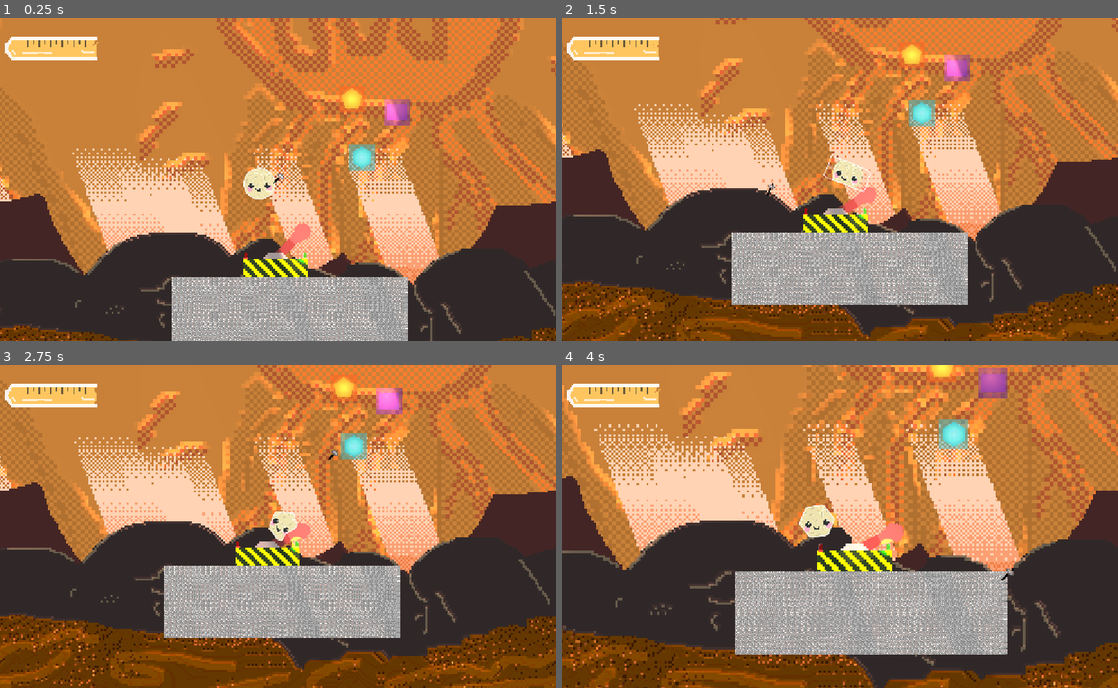
Above: before the commit, frames 1-4 (two rows, left to right).
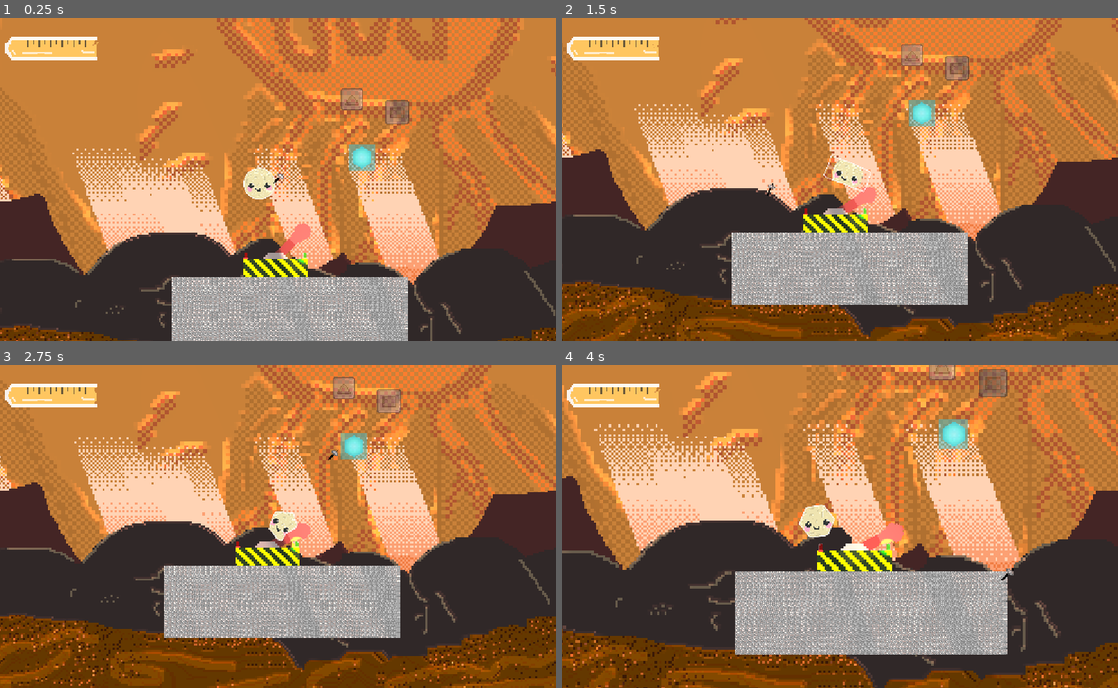
Above: after the commit, the same moments.

Repository: Yaheeha-Baheeha/rock-hard
Game: Godot game, scene res://test_level.tscn
Two runs of this game, one before a commit and one after it. Both use one fixed random seed, a clock stepped at 60 frames per second and the inputs below. This scene is started directly instead of the project's main scene.
Inputs (mouse positions are in pixels of both pictures, inside the frame that each line leads up to):
- Up to frame 1 (0.25 s): no input
- Up to frame 2 (1.5 s): tap Enter (ui_accept) at 0.5 s; move the mouse to (962, 163) at 0.52 s; hold D (right) 0.53-1.25 s; tap T (test) at 0.6 s; click (962, 163) at 0.67 s; tap Space (jump) at 0.77 s; drag from (728, 195) to (851, 176) at 1.27 s
- Up to frame 3 (2.75 s): move the mouse to (333, 455) at 2.02 s; hold D (right) from 2.03 s (still down); hold Shift (static) from 2.03 s (still down); tap T (test) at 2.3 s
- Up to frame 4 (4 s): release D (right) at 2.75 s; release Shift (static) at 2.75 s; drag from (812, 591) to (951, 400) at 2.77 s; move the mouse to (1006, 574) at 3.52 s; hold A (left) from 3.53 s (still down); hold Mouse wheel up (zoom in) from 3.53 s (still down); tap Space (jump) at 3.77 s; tap T (test) at 3.8 s

The runs differ from the first frame. In frame 1, 0.7% of the frame differs, in the area x 61-74%, y 21-34%; in frame 2, 0.7%; in frame 3, 0.7%; in frame 4, 0.8%, in the area x 65-81%, y 0-11%.

Commit message:
made triangles instead of penta

Diff:
--- a/HUD.tscn
+++ b/HUD.tscn
@@ -16,10 +16,9 @@
 [ext_resource type="Script" uid="uid://bfww25oi7unxd" path="res://HardnessBar.gd" id="14_d5xqv"]
 [ext_resource type="Texture2D" uid="uid://b7a81ae4gt5ha" path="res://Textures/Bar/bar_overlay.png" id="15_cb8im"]
 [ext_resource type="Texture2D" uid="uid://bulna16gyu2pl" path="res://Textures/Bar/bottom.png" id="16_ptsyy"]
-[ext_resource type="Texture2D" uid="uid://bgjpo7u3hrd82" path="res://resources/pentagon_placeholder.tres" id="17_pentx"]
-[ext_resource type="Texture2D" uid="uid://o57bhbmxho1j" path="res://resources/hexagon_placeholder.tres" id="18_hexgx"]
-[ext_resource type="Texture2D" uid="uid://cp2k22q8g11e4" path="res://resources/rectangle_placeholder.tres" id="19_rectx"]
-[ext_resource type="Texture2D" uid="uid://c4pnlqeaeew8k" path="res://resources/circle_placeholder.tres" id="20_circx"]
+[ext_resource type="Texture2D" uid="uid://blj2mv386krjn" path="res://Textures/Moulds/MouldTri.png" id="17_kxho0"]
+[ext_resource type="Texture2D" uid="uid://xyi5ovklxhe3" path="res://Textures/Moulds/MouldCir.png" id="18_fsk4d"]
+[ext_resource type="Texture2D" uid="uid://bo0152qcutdn1" path="res://Textures/Moulds/MouldRec.png" id="19_shyf5"]
 
 [sub_resource type="SpriteFrames" id="SpriteFrames_2u0tw"]
 animations = [{
@@ -65,6 +64,9 @@
 "speed": 13.0
 }]
 
+[sub_resource type="PlaceholderTexture2D" id="PlaceholderTexture2D_etkvc"]
+size = Vector2(60, 60)
+
 [node name="Node2D" type="CanvasLayer" unique_id=753683486]
 script = ExtResource("14_d5xqv")
 
@@ -99,46 +101,34 @@
 scale = Vector2(1.5, 1.5)
 texture = ExtResource("16_ptsyy")
 
-[node name="PentagonSlot" type="TextureButton" parent="." unique_id=2147483601]
+[node name="TriangleSlot" type="TextureButton" parent="." unique_id=2147483601]
 offset_left = 20.0
 offset_top = 562.0
 offset_right = 116.0
 offset_bottom = 658.0
-texture_normal = ExtResource("17_pentx")
-texture_pressed = ExtResource("17_pentx")
-texture_hover = ExtResource("17_pentx")
-texture_disabled = ExtResource("17_pentx")
-texture_focused = ExtResource("17_pentx")
+texture_normal = ExtResource("17_kxho0")
+stretch_mode = 0
 
-[node name="HexagonSlot" type="TextureButton" parent="." unique_id=2147483602]
+[node name="CircleSlot" type="TextureButton" parent="." unique_id=2147483604]
 offset_left = 126.0
 offset_top = 562.0
 offset_right = 222.0
 offset_bottom = 658.0
-texture_normal = ExtResource("18_hexgx")
-texture_pressed = ExtResource("18_hexgx")
-texture_hover = ExtResource("18_hexgx")
-texture_disabled = ExtResource("18_hexgx")
-texture_focused = ExtResource("18_hexgx")
+texture_normal = ExtResource("18_fsk4d")
+stretch_mode = 0
 
 [node name="RectangleSlot" type="TextureButton" parent="." unique_id=2147483603]
 offset_left = 231.0
 offset_top = 562.0
 offset_right = 327.0
 offset_bottom = 658.0
-texture_normal = ExtResource("19_rectx")
-texture_pressed = ExtResource("19_rectx")
-texture_hover = ExtResource("19_rectx")
-texture_disabled = ExtResource("19_rectx")
-texture_focused = ExtResource("19_rectx")
+texture_normal = ExtResource("19_shyf5")
+stretch_mode = 0
 
-[node name="CircleSlot" type="TextureButton" parent="." unique_id=2147483604]
-offset_left = 335.0
+[node name="HexagonSlot" type="TextureButton" parent="." unique_id=2147483602]
+offset_left = 336.0
 offset_top = 562.0
-offset_right = 431.0
+offset_right = 432.0
 offset_bottom = 658.0
-texture_normal = ExtResource("20_circx")
-texture_pressed = ExtResource("20_circx")
-texture_hover = ExtResource("20_circx")
-texture_disabled = ExtResource("20_circx")
-texture_focused = ExtResource("20_circx")
+texture_normal = SubResource("PlaceholderTexture2D_etkvc")
+stretch_mode = 3
--- a/Hammer.tscn
+++ b/Hammer.tscn
@@ -99,6 +99,7 @@
 }]
 
 [node name="Hammer" type="Node2D" unique_id=1722124445]
+z_index = 900
 script = ExtResource("1_script")
 
 [node name="Sprite2D" type="Sprite2D" parent="." unique_id=1645393508]
--- a/HardnessBar.gd
+++ b/HardnessBar.gd
@@ -1,7 +1,7 @@
 extends CanvasLayer
 
 @onready var progress_bar: AnimatedSprite2D = $TextureProgressBar/Progress
-@onready var pentagon_slot: TextureButton = $PentagonSlot
+@onready var triangle_slot: TextureButton = $TriangleSlot
 @onready var hexagon_slot: TextureButton = $HexagonSlot
 @onready var rectangle_slot: TextureButton = $RectangleSlot
 @onready var circle_slot: TextureButton = $CircleSlot
@@ -20,10 +20,10 @@
 	if game_manager and game_manager.has_signal("collectable_added"):
 		game_manager.collectable_added.connect(_on_collectable_added)
 
-	pentagon_slot.pressed.connect(_on_slot_pressed.bind(0))
-	hexagon_slot.pressed.connect(_on_slot_pressed.bind(1))
+	triangle_slot.pressed.connect(_on_slot_pressed.bind(0))
+	circle_slot.pressed.connect(_on_slot_pressed.bind(1))
 	rectangle_slot.pressed.connect(_on_slot_pressed.bind(2))
-	circle_slot.pressed.connect(_on_slot_pressed.bind(3))
+	hexagon_slot.pressed.connect(_on_slot_pressed.bind(3))
 
 	_refresh_collectible_slots()
 	_update_selected_slot(0)
@@ -62,12 +62,13 @@
 		return
 
 	var game_manager := get_node("/root/GameManager")
-	pentagon_slot.visible = game_manager.has_collectable("pentagon")
+	triangle_slot.visible = game_manager.has_collectable("triangle")
+	circle_slot.visible = triangle_slot.visible or hexagon_slot.visible or rectangle_slot.visible
+	rectangle_slot.visible = game_manager.has_collectable("rectangle")
 	hexagon_slot.visible = game_manager.has_collectable("hexagon")
-	rectangle_slot.visible = game_manager.has_collectable("rectangle")
-	circle_slot.visible = pentagon_slot.visible or hexagon_slot.visible or rectangle_slot.visible
 
-	if pentagon_slot.visible or hexagon_slot.visible or rectangle_slot.visible or circle_slot.visible:
+
+	if triangle_slot.visible or hexagon_slot.visible or rectangle_slot.visible or circle_slot.visible:
 		if not _is_slot_visible(selected_slot_index):
 			_update_selected_slot(_first_visible_slot_index())
 
@@ -97,39 +98,39 @@
 	if not _is_slot_visible(index):
 		index = _first_visible_slot_index()
 	selected_slot_index = index
-	pentagon_slot.modulate = Color(1, 1, 1, 0.65)
+	triangle_slot.modulate = Color(1, 1, 1, 0.65)
+	circle_slot.modulate = Color(1, 1, 1, 0.65)
+	rectangle_slot.modulate = Color(1, 1, 1, 0.65)
 	hexagon_slot.modulate = Color(1, 1, 1, 0.65)
-	rectangle_slot.modulate = Color(1, 1, 1, 0.65)
-	circle_slot.modulate = Color(1, 1, 1, 0.65)
 	if selected_slot_index == 0:
-		pentagon_slot.modulate = Color(1.0, 1.0, 0.75, 1.0)
+		triangle_slot.modulate = Color(1.0, 1.0, 0.75, 1.0)
 	elif selected_slot_index == 1:
-		hexagon_slot.modulate = Color(1.0, 1.0, 0.75, 1.0)
+		circle_slot.modulate = Color(1.0, 1.0, 0.75, 1.0)
 	elif selected_slot_index == 2:
 		rectangle_slot.modulate = Color(1.0, 1.0, 0.75, 1.0)
 	elif selected_slot_index == 3:
-		circle_slot.modulate = Color(1.0, 1.0, 0.75, 1.0)
+		hexagon_slot.modulate = Color(1.0, 1.0, 0.75, 1.0)
 
 func _is_slot_visible(index: int) -> bool:
 	match index:
 		0:
-			return pentagon_slot.visible
+			return triangle_slot.visible
 		1:
-			return hexagon_slot.visible
+			return circle_slot.visible
 		2:
 			return rectangle_slot.visible
 		3:
-			return circle_slot.visible
+			return hexagon_slot.visible
 		_:
 			return false
 
 func _first_visible_slot_index() -> int:
-	if pentagon_slot.visible:
+	if triangle_slot.visible:
 		return 0
-	if hexagon_slot.visible:
+	if circle_slot.visible:
 		return 1
 	if rectangle_slot.visible:
 		return 2
-	if circle_slot.visible:
+	if hexagon_slot.visible:
 		return 3
 	return 0
--- a/pentagon.tscn
+++ /dev/null
@@ -1,29 +0,0 @@
-[gd_scene format=3]
-
-[ext_resource type="Script" path="res://collectable.gd" id="1"]
-[ext_resource type="Texture2D" path="res://resources/pentagon_placeholder.tres" id="2"]
-
-[sub_resource type="Gradient" id="Gradient_1"]
-colors = PackedColorArray(0.9607843, 0.78039217, 0.27058825, 1, 0.73333335, 0.28627452, 0.101960786, 1)
-
-[sub_resource type="RectangleShape2D" id="RectangleShape2D_1"]
-size = Vector2(70, 70)
-
-[node name="Pentagon" type="Node2D"]
-script = ExtResource("1")
-collectible_key = "pentagon"
-
-[node name="Shape" type="Polygon2D" parent="."]
-polygon = PackedVector2Array(0, -34, 32, -10, 20, 28, -20, 28, -32, -10)
-color = Color(0.972549, 0.69803923, 0.21960784, 0.9)
-
-[node name="Icon" type="Sprite2D" parent="."]
-texture = ExtResource("2")
-modulate = Color(1, 1, 1, 0.55)
-scale = Vector2(0.82, 0.82)
-
-[node name="Hitbox" type="Area2D" parent="."]
-monitorable = false
-
-[node name="CollisionShape2D" type="CollisionShape2D" parent="Hitbox"]
-shape = SubResource("RectangleShape2D_1")
--- a/rectangle.tscn
+++ b/rectangle.tscn
@@ -1,29 +1,23 @@
-[gd_scene format=3]
+[gd_scene format=3 uid="uid://2vbm7n5uvx3l"]
 
-[ext_resource type="Script" path="res://collectable.gd" id="1"]
-[ext_resource type="Texture2D" path="res://resources/rectangle_placeholder.tres" id="2"]
-
-[sub_resource type="Gradient" id="Gradient_1"]
-colors = PackedColorArray(0.9098039, 0.47058824, 0.69803923, 1, 0.39607844, 0.1882353, 0.5686275, 1)
+[ext_resource type="Script" uid="uid://68cnxhyjunjk" path="res://collectable.gd" id="1"]
+[ext_resource type="Texture2D" uid="uid://bo0152qcutdn1" path="res://Textures/Moulds/MouldRec.png" id="2_6kynl"]
 
 [sub_resource type="RectangleShape2D" id="RectangleShape2D_1"]
-size = Vector2(76, 52)
+size = Vector2(76, 76)
 
-[node name="Rectangle" type="Node2D"]
+[node name="Rectangle" type="Node2D" unique_id=1138608427]
 script = ExtResource("1")
 collectible_key = "rectangle"
 
-[node name="Shape" type="Polygon2D" parent="."]
-polygon = PackedVector2Array(-32, -24, 32, -24, 32, 24, -32, 24)
-color = Color(0.7372549, 0.29803923, 0.7607843, 0.9)
+[node name="Icon" type="Sprite2D" parent="." unique_id=2062456282]
+modulate = Color(1, 1, 1, 0.55)
+position = Vector2(0, 4)
+scale = Vector2(3.8125, 3.8125)
+texture = ExtResource("2_6kynl")
 
-[node name="Icon" type="Sprite2D" parent="."]
-texture = ExtResource("2")
-modulate = Color(1, 1, 1, 0.55)
-scale = Vector2(0.82, 0.82)
-
-[node name="Hitbox" type="Area2D" parent="."]
+[node name="Hitbox" type="Area2D" parent="." unique_id=1081371205]
 monitorable = false
 
-[node name="CollisionShape2D" type="CollisionShape2D" parent="Hitbox"]
+[node name="CollisionShape2D" type="CollisionShape2D" parent="Hitbox" unique_id=2091048475]
 shape = SubResource("RectangleShape2D_1")
--- a/test_level.tscn
+++ b/test_level.tscn
@@ -6,9 +6,9 @@
 [ext_resource type="Script" uid="uid://bcbcmqsv2kpbx" path="res://spawner.gd" id="6_y646j"]
 [ext_resource type="PackedScene" uid="uid://dp2yvv1x5o1jn" path="res://lever.tscn" id="7_lnbra"]
 [ext_resource type="Texture2D" uid="uid://da88yw4bsbs5l" path="res://resources/tileset_canvas.tres" id="7_y646j"]
-[ext_resource type="PackedScene" path="res://rectangle.tscn" id="8_lowby"]
+[ext_resource type="PackedScene" uid="uid://2vbm7n5uvx3l" path="res://rectangle.tscn" id="8_lowby"]
 [ext_resource type="PackedScene" uid="uid://y45uos01wsg5" path="res://hexagon.tscn" id="9_58smv"]
-[ext_resource type="PackedScene" path="res://pentagon.tscn" id="10_a25ih"]
+[ext_resource type="PackedScene" uid="uid://dc664luiftqk2" path="res://triangle.tscn" id="10_a25ih"]
 [ext_resource type="PackedScene" uid="uid://c7h14j6k8sd2f" path="res://background.tscn" id="11_13y8f"]
 
 [sub_resource type="ShaderMaterial" id="ShaderMaterial_gbhdq"]
@@ -245,7 +245,7 @@
 debug_color = Color(0.1882353, 0.53333336, 0.9411765, 0.9137255)
 
 [node name="RespawnPoint" type="Marker2D" parent="." unique_id=83837171]
-position = Vector2(-787, -306)
+position = Vector2(-782, -315)
 
 [node name="Hammer" parent="." unique_id=1137941089 instance=ExtResource("4_4ptq8")]
 position = Vector2(286, 72)
@@ -253,7 +253,6 @@
 [node name="Player" parent="." unique_id=438420809 instance=ExtResource("5_gbhdq")]
 position = Vector2(-782, -315)
 enable_pressure_system = false
-shape_match_stiffness = 1000.0
 
 [node name="Spawner" type="Area2D" parent="." unique_id=595634446 node_paths=PackedStringArray("target_lever")]
 position = Vector2(713, -1121)
--- /dev/null
+++ b/triangle.tscn
@@ -0,0 +1,23 @@
+[gd_scene format=3 uid="uid://dc664luiftqk2"]
+
+[ext_resource type="Script" uid="uid://68cnxhyjunjk" path="res://collectable.gd" id="1"]
+[ext_resource type="Texture2D" uid="uid://blj2mv386krjn" path="res://Textures/Moulds/MouldTri.png" id="2_4lwxm"]
+
+[sub_resource type="RectangleShape2D" id="RectangleShape2D_1"]
+size = Vector2(70, 70)
+
+[node name="Triangle" type="Node2D" unique_id=1829089341]
+script = ExtResource("1")
+collectible_key = "triangle"
+
+[node name="Icon" type="Sprite2D" parent="." unique_id=1103222018]
+modulate = Color(1, 1, 1, 0.55)
+position = Vector2(0, 4)
+scale = Vector2(3.5000002, 3.5000002)
+texture = ExtResource("2_4lwxm")
+
+[node name="Hitbox" type="Area2D" parent="." unique_id=523421346]
+monitorable = false
+
+[node name="CollisionShape2D" type="CollisionShape2D" parent="Hitbox" unique_id=86708621]
+shape = SubResource("RectangleShape2D_1")
Binary file added: Textures/Moulds/MouldCir.png
Not shown, added: Textures/Moulds/MouldCir.png.import
Binary file added: Textures/Moulds/MouldRec.png
Not shown, added: Textures/Moulds/MouldRec.png.import
Binary file added: Textures/Moulds/MouldTri.png
Not shown, added: Textures/Moulds/MouldTri.png.import
